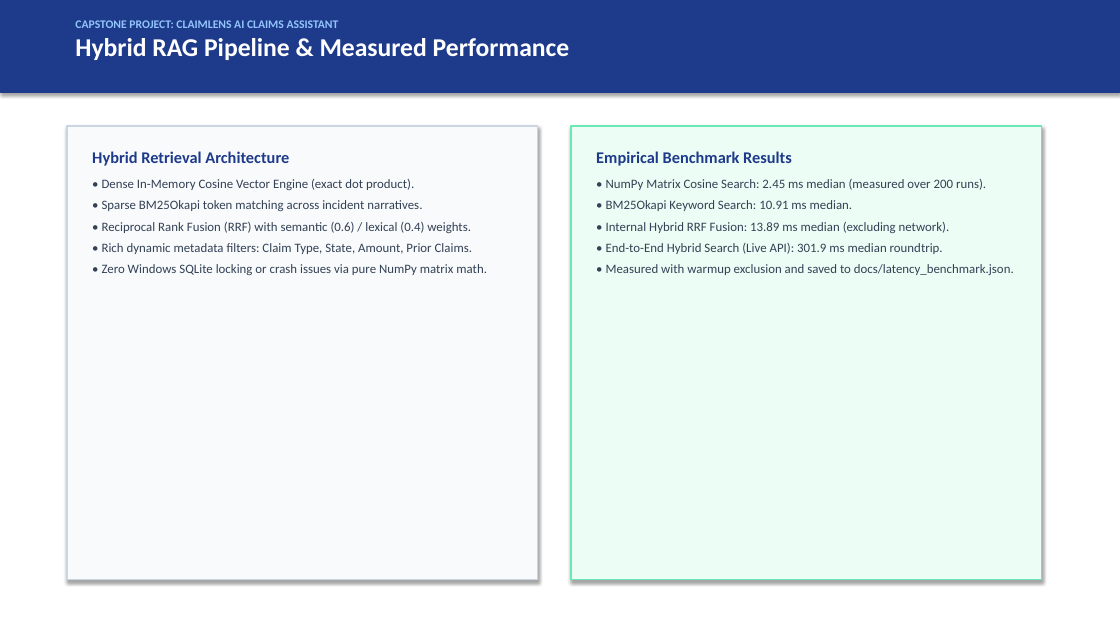
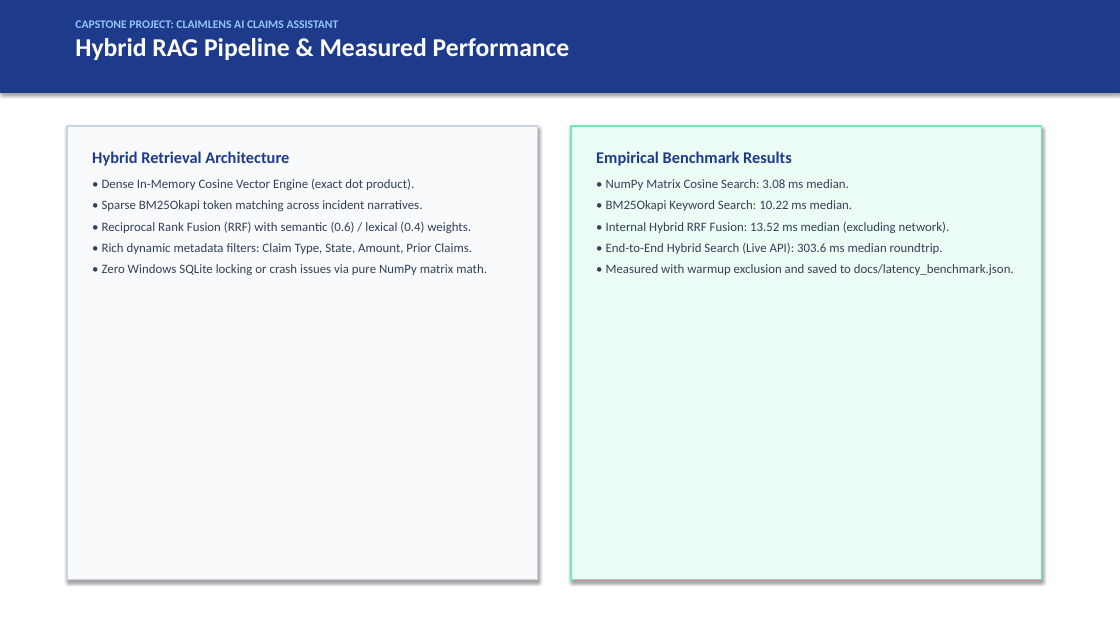
Before and after one commit to Ayushk3001/claimlens, a slide deck: slide 4 of presentation/Project_Presentation.pptx. Drawn at 1120x630 pixels with LibreOffice and Linux fonts; fonts in the diff are those of the drawing. Boxes give left, top, right and bottom in pixels: in the first picture for what was removed or moved away, otherwise in the second. Text is boxed around its words. In the diff, an @@ line names an element or a change of style, - is before the commit and + after.

```diff
--- a/presentation/Project_Presentation.pptx
+++ b/presentation/Project_Presentation.pptx
@@ text at bbox=[606, 179, 950, 254]: text changed @@
-• NumPy Matrix Cosine Search: 2.45 ms median (measured over 200 runs).
-• BM25Okapi Keyword Search: 10.91 ms median.
-• Internal Hybrid RRF Fusion: 13.89 ms median (excluding network).
-• End-to-End Hybrid Search (Live API): 301.9 ms median roundtrip.
+• NumPy Matrix Cosine Search: 3.08 ms median.
+• BM25Okapi Keyword Search: 10.22 ms median.
+• Internal Hybrid RRF Fusion: 13.52 ms median (excluding network).
+• End-to-End Hybrid Search (Live API): 303.6 ms median roundtrip.
```
Also in this commit, not shown: 1 other slide changed, 13 other files.
